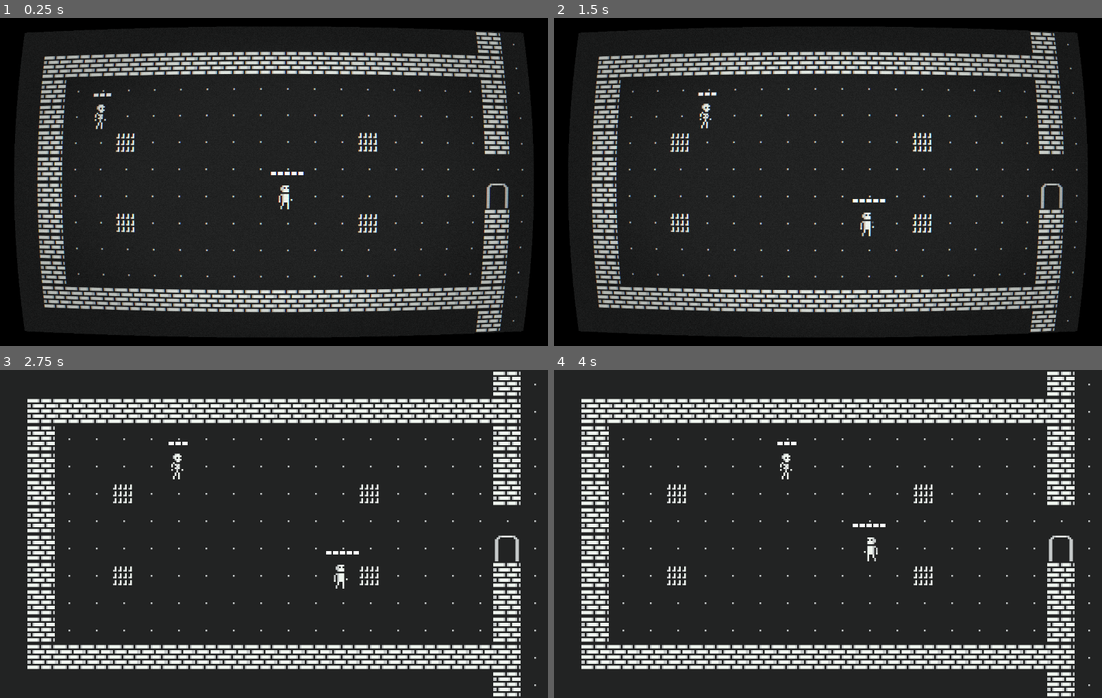
Above: before the commit, frames 1-4 (two rows, left to right).
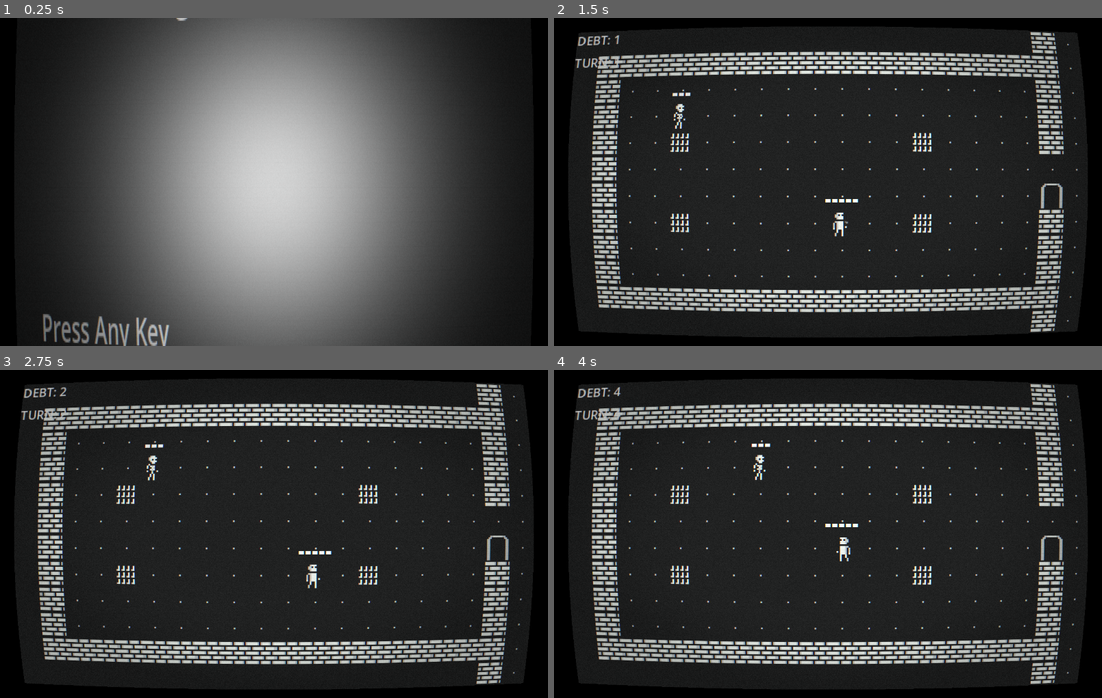
Above: after the commit, the same moments.

Repository: LunchBoxValley/lenders_quest
Game: Godot game, scene res://scenes/title.tscn
Same seed, same stepped clock (60 frames per second), same inputs: the game is played once before the commit and once after it. Before the commit the project starts from res://scenes/main.tscn.
Inputs (mouse positions are in pixels of both pictures, inside the frame that each line leads up to):
- Up to frame 1 (0.25 s): no input
- Up to frame 2 (1.5 s): tap Enter at 0.5 s; move the mouse to (948, 165) at 0.52 s; hold Right (ui_right) 0.53-1.28 s; hold F (toggle_crt, bound only after the commit) 0.53-1.28 s; click (948, 165) at 0.67 s; tap C (toggle_crt, bound only before the commit) at 0.8, 1.35 s; move the mouse to (718, 198) at 1.27 s; hold Down (ui_down) from 1.28 s (still down); click (718, 198) at 1.42 s
- Up to frame 3 (2.75 s): tap F (toggle_crt, bound only after the commit) at 1.55 s; tap Space at 2 s; move the mouse to (328, 461) at 2.02 s; release Down (ui_down) at 2.03 s; hold Right (ui_right) from 2.03 s (still down); hold F (toggle_crt, bound only after the commit) from 2.03 s (still down); click (328, 461) at 2.17 s; tap C (toggle_crt, bound only before the commit) at 2.3 s
- Up to frame 4 (4 s): tap Enter at 2.75 s; move the mouse to (800, 599) at 2.77 s; release Right (ui_right) at 2.78 s; release F (toggle_crt, bound only after the commit) at 2.78 s; hold Up (ui_up) 2.78-3.53 s; tap C (toggle_crt, bound only before the commit) at 2.85, 3.8 s; click (800, 599) at 2.92 s; tap F (toggle_crt, bound only after the commit) at 3.05 s; tap Space at 3.5 s; move the mouse to (992, 583) at 3.52 s; hold Left (ui_left) from 3.53 s (still down); hold F (toggle_crt, bound only after the commit) from 3.53 s (still down); click (992, 583) at 3.67 s

The runs differ from the first frame. In frame 1, 69% of the frame differs, in the area x 6-96%, y 0-100%; in frame 2, 0.8%; in frame 3, 33%; in frame 4, 33%.

Commit message:
Title Screen
Added a Title Screen
Contract Screen
Main Screen

Diff:
--- a/project.godot
+++ b/project.godot
@@ -11,7 +11,7 @@
 [application]
 
 config/name="LendersQuest"
-run/main_scene="uid://cnov2a6ggkd7i"
+run/main_scene="uid://cqnk42f4dctqf"
 config/features=PackedStringArray("4.6", "GL Compatibility")
 config/icon="res://icon.svg"
 
@@ -28,7 +28,7 @@
 
 toggle_crt={
 "deadzone": 0.2,
-"events": [null, Object(InputEventKey,"resource_local_to_sce …(146 unchanged characters)… d":false,"keycode":0,"physical_keycode":67,"key_label":0,"unicode":99,"location":0,"echo":false,"script":null)
+"events": [null, Object(InputEventKey,"resource_local_to_sce …(146 unchanged characters)… d":false,"keycode":0,"physical_keycode":70,"key_label":0,"unicode":102,"location":0,"echo":false,"script":null)
 ]
 }
 
--- /dev/null
+++ b/scenes/CRTController_Title.gd
@@ -0,0 +1,18 @@
+extends CanvasLayer
+
+@export var crt_path: NodePath
+var _enabled: bool = true
+
+func _ready() -> void:
+	_apply()
+
+func _unhandled_input(event: InputEvent) -> void:
+	if event.is_action_pressed("toggle_crt"):
+		_enabled = not _enabled
+		_apply()
+		print("CRT:", "ON" if _enabled else "OFF")
+
+func _apply() -> void:
+	var crt := get_node_or_null(crt_path) as CanvasItem
+	if crt != null:
+		crt.visible = _enabled
--- /dev/null
+++ b/scenes/contract.tscn
@@ -0,0 +1,69 @@
+[gd_scene format=3 uid="uid://cbjsobhk7y54s"]
+
+[ext_resource type="Script" uid="uid://bgp2fxfgkkwfv" path="res://scenes/title.gd" id="1_ypm2n"]
+[ext_resource type="PackedScene" uid="uid://cnov2a6ggkd7i" path="res://scenes/main.tscn" id="2_grrl1"]
+[ext_resource type="Script" uid="uid://5615wb1tsgqv" path="res://scenes/CRTController_Title.gd" id="3_81vop"]
+[ext_resource type="Shader" uid="uid://dffsrlv0h7r5j" path="res://scenes/title.gdshader" id="4_34sri"]
+
+[sub_resource type="ShaderMaterial" id="ShaderMaterial_4rr2b"]
+shader = ExtResource("4_34sri")
+shader_parameter/scanline_strength = 0.55
+shader_parameter/scanline_density = 450.0
+shader_parameter/scanline_thickness = 0.85
+shader_parameter/scanline_offset = 0.2
+shader_parameter/scanline_drift_speed = 0.015
+shader_parameter/scanline_drift_amount = 0.03
+shader_parameter/grille_strength = 0.1
+shader_parameter/grille_density = 900.0
+shader_parameter/phosphor_strength = 0.09
+shader_parameter/phosphor_offset_px = 1.95
+shader_parameter/phosphor_soften = 0.55
+shader_parameter/phosphor_dir = Vector2(-1, 0.8)
+shader_parameter/edge_soften_strength = 0.18
+shader_parameter/edge_soften_radius_px = 1.0
+shader_parameter/edge_soften_start = 0.25
+shader_parameter/edge_soften_end = 1.1
+shader_parameter/flicker_strength = 0.015
+shader_parameter/flicker_speed = 1.7
+shader_parameter/interlace_strength = 0.02
+shader_parameter/lock_patterns_to_pixels = true
+shader_parameter/vignette_strength = 0.25
+shader_parameter/noise_strength = 0.05
+shader_parameter/chroma_strength = 0.6
+shader_parameter/curvature_strength = 0.06
+shader_parameter/soften_strength = 0.2
+shader_parameter/soften_radius_px = 1.0
+shader_parameter/glitch_probability_per_second = 0.022
+shader_parameter/glitch_duration = 0.18
+shader_parameter/glitch_strength = 0.55
+
+[node name="Contract" type="Node2D" unique_id=1606529292]
+script = ExtResource("1_ypm2n")
+next_scene = ExtResource("2_grrl1")
+
+[node name="Background" type="ColorRect" parent="." unique_id=271534866]
+offset_right = 338.0
+offset_bottom = 241.0
+color = Color(0.13333334, 0.13725491, 0.13725491, 1)
+
+[node name="Hud" type="CanvasLayer" parent="." unique_id=2125796130]
+
+[node name="Label" type="Label" parent="Hud" unique_id=55800458]
+offset_right = 40.0
+offset_bottom = 23.0
+text = "“DetKing offers…”"
+
+[node name="Label2" type="Label" parent="Hud" unique_id=1791845119]
+offset_right = 40.0
+offset_bottom = 23.0
+
+[node name="PostFX" type="CanvasLayer" parent="." unique_id=1471383609]
+script = ExtResource("3_81vop")
+
+[node name="ColorRect" type="ColorRect" parent="PostFX" unique_id=1682318393]
+material = SubResource("ShaderMaterial_4rr2b")
+anchors_preset = 15
+anchor_right = 1.0
+anchor_bottom = 1.0
+grow_horizontal = 2
+grow_vertical = 2
--- /dev/null
+++ b/scenes/game_manager.gd
@@ -0,0 +1,40 @@
+extends Node
+
+@export var player_path: NodePath
+@export var label_path: NodePath
+
+# Core pressure numbers (tiny prototype defaults)
+@export var starting_debt: int = 0
+@export var interest_per_turn: int = 1
+
+var turn_count: int = 0
+var debt: int = 0
+
+var _player: Node
+var _label: Label
+
+
+func _ready() -> void:
+	debt = starting_debt
+
+	_player = get_node_or_null(player_path)
+	_label = get_node_or_null(label_path) as Label
+
+	if _player != null and _player.has_signal("turn_taken"):
+		_player.connect("turn_taken", Callable(self, "_on_player_turn_taken"))
+
+	_update_hud()
+
+
+func _on_player_turn_taken(_player_grid_pos: Vector2i) -> void:
+	turn_count += 1
+	debt += interest_per_turn
+	_update_hud()
+
+
+func _update_hud() -> void:
+	if _label == null:
+		return
+
+	# Keep it simple: white text, no color styling yet
+	_label.text = "DEBT: %d\nTURN: %d" % [debt, turn_count]
--- /dev/null
+++ b/scenes/label_2.gd
@@ -0,0 +1,7 @@
+extends Label
+
+@export var blink_period: float = 0.8
+
+func _process(_delta: float) -> void:
+	var t: float = fmod(Time.get_ticks_msec() / 1000.0, blink_period)
+	visible = (t < blink_period * 0.5)
--- a/scenes/main.tscn
+++ b/scenes/main.tscn
@@ -1,6 +1,7 @@
 [gd_scene format=4 uid="uid://cnov2a6ggkd7i"]
 
 [ext_resource type="Texture2D" uid="uid://cmke1g7bfgxm6" path="res://assets/tilesets/tileset.png" id="1_o5qli"]
+[ext_resource type="Script" uid="uid://blspb3owtt6qk" path="res://scenes/game_manager.gd" id="1_tipki"]
 [ext_resource type="PackedScene" uid="uid://hpg5n2ldv2tm" path="res://scenes/player.tscn" id="2_0wfyh"]
 [ext_resource type="PackedScene" uid="uid://cbo7omnec2pp7" path="res://scenes/enemy.tscn" id="2_sugp2"]
 [ext_resource type="PackedScene" uid="uid://7n84pvrirrmd" path="res://scenes/step_dust.tscn" id="3_tbgi4"]
@@ -69,12 +70,26 @@
 [node name="Main" type="Node2D" unique_id=1252642730]
 y_sort_enabled = true
 
-[node name="ColorRect" type="ColorRect" parent="." unique_id=1274117198]
+[node name="BackGround" type="ColorRect" parent="." unique_id=1274117198]
 offset_left = -634.0
 offset_top = -407.0
 offset_right = 773.0
 offset_bottom = 471.0
 color = Color(0.13333334, 0.13725491, 0.13725491, 1)
+
+[node name="Hud" type="CanvasLayer" parent="." unique_id=1696696559]
+
+[node name="DebtLabel" type="Label" parent="Hud" unique_id=1802035865]
+offset_right = 40.0
+offset_bottom = 23.0
+theme_override_font_sizes/font_size = 8
+text = "Debt: 12
+Turn: 34"
+
+[node name="GameManager" type="Node" parent="." unique_id=1150944853]
+script = ExtResource("1_tipki")
+player_path = NodePath("../Player")
+label_path = NodePath("../Hud/DebtLabel")
 
 [node name="TileMapLayer" type="TileMapLayer" parent="." unique_id=812214259]
 y_sort_enabled = true
@@ -104,7 +119,6 @@
 crt_path = NodePath("ColorRect")
 
 [node name="ColorRect" type="ColorRect" parent="PostFX" unique_id=1071385684]
-visible = false
 material = SubResource("ShaderMaterial_85g3d")
 anchors_preset = 15
 anchor_right = 1.0
--- /dev/null
+++ b/scenes/title.gd
@@ -0,0 +1,39 @@
+extends Node2D
+
+@export var next_scene: PackedScene
+
+@export var start_delay_sec: float = 0.15
+var _ready_time: float = 0.0
+var _can_start: bool = false
+
+
+func _ready() -> void:
+	_ready_time = Time.get_ticks_msec() / 1000.0
+
+
+func _process(_delta: float) -> void:
+	# Tiny delay so the same key used to run the game doesn't instantly skip.
+	var now: float = Time.get_ticks_msec() / 1000.0
+	if not _can_start and (now - _ready_time) >= start_delay_sec:
+		_can_start = true
+
+
+func _unhandled_input(event: InputEvent) -> void:
+	if not _can_start:
+		return
+
+	# Any key, any button, any click
+	if event is InputEventKey and event.pressed and not event.echo:
+		_go_next()
+	elif event is InputEventMouseButton and event.pressed:
+		_go_next()
+	elif event is InputEventJoypadButton and event.pressed:
+		_go_next()
+
+
+func _go_next() -> void:
+	if next_scene == null:
+		return
+
+	# Optional tiny click feedback later; keep simple now.
+	get_tree().change_scene_to_packed(next_scene)
--- /dev/null
+++ b/scenes/title.gdshader
@@ -0,0 +1,297 @@
+shader_type canvas_item;
+
+uniform sampler2D SCREEN_TEXTURE : hint_screen_texture, filter_nearest;
+
+// ----------------------------
+// Scanlines
+// ----------------------------
+uniform float scanline_strength : hint_range(0.0, 1.0) = 0.55;
+uniform float scanline_density  : hint_range(100.0, 1200.0) = 450.0;
+uniform float scanline_thickness : hint_range(0.05, 2.0) = 0.85;
+uniform float scanline_offset    : hint_range(0.0, 1.0) = 0.2;
+
+// Subtle drift (CRT "breathing")
+uniform float scanline_drift_speed  : hint_range(0.0, 0.20) = 0.015;
+uniform float scanline_drift_amount : hint_range(0.0, 0.20) = 0.03;
+
+// Optional vertical grille
+uniform float grille_strength : hint_range(0.0, 1.0) = 0.10;
+uniform float grille_density  : hint_range(100.0, 2400.0) = 900.0;
+
+// ----------------------------
+// Phosphor persistence (fake ghosting)
+// ----------------------------
+uniform float phosphor_strength : hint_range(0.0, 1.0) = 0.09;
+uniform float phosphor_offset_px : hint_range(0.0, 3.0) = 1.95;
+uniform float phosphor_soften : hint_range(0.0, 1.0) = 0.55;
+uniform vec2 phosphor_dir = vec2(-1.0, 0.8);
+
+// ----------------------------
+// Extra retro juice (no color change)
+// ----------------------------
+// Edge-only extra soften (blurrier corners/edges like real CRT glass)
+uniform float edge_soften_strength : hint_range(0.0, 1.0) = 0.18;
+uniform float edge_soften_radius_px : hint_range(0.0, 2.0) = 1.0;
+uniform float edge_soften_start : hint_range(0.0, 1.0) = 0.25; // where edge blur begins
+uniform float edge_soften_end   : hint_range(0.0, 2.0) = 1.10; // where edge blur maxes out
+
+// Tiny brightness flicker (not strobe)
+uniform float flicker_strength : hint_range(0.0, 0.10) = 0.015;
+uniform float flicker_speed    : hint_range(0.0, 5.0) = 1.70;
+
+// Very faint interlace hint
+uniform float interlace_strength : hint_range(0.0, 0.10) = 0.02;
+
+// Lock scanline/grille/noise to pixel grid to avoid “crawling”
+uniform bool lock_patterns_to_pixels = true;
+
+uniform float vignette_strength : hint_range(0.0, 1.0) = 0.25;
+uniform float noise_strength    : hint_range(0.0, 1.0) = 0.05;
+uniform float chroma_strength   : hint_range(0.0, 3.0) = 0.6;
+
+// Gentle curvature
+uniform float curvature_strength : hint_range(0.0, 0.55) = 0.06;
+
+// Bloom-like softening (overall)
+uniform float soften_strength : hint_range(0.0, 1.0) = 0.20;
+uniform float soften_radius_px : hint_range(0.0, 2.0) = 1.0;
+
+// Rare glitch
+uniform float glitch_probability_per_second : hint_range(0.0, 0.1) = 0.022;
+uniform float glitch_duration : hint_range(0.05, 0.5) = 0.18;
+uniform float glitch_strength : hint_range(0.0, 1.0) = 0.55;
+
+// ----------------------------
+// NEW: CRT Warm-up / Power-on effect (2 seconds)
+// ----------------------------
+uniform bool warmup_enabled = true;
+uniform float warmup_duration_sec : hint_range(0.2, 5.0) = 2.0;
+
+// How strong the center “bloom glow” gets at peak
+uniform float warmup_glow_strength : hint_range(0.0, 2.0) = 0.85;
+
+// How much the screen starts “compressed” (classic CRT opening)
+uniform float warmup_squeeze_strength : hint_range(0.0, 0.95) = 0.75;
+
+// Darkness at start (0=normal, 1=black)
+uniform float warmup_blackout_strength : hint_range(0.0, 1.0) = 0.65;
+
+float hash12(vec2 p) {
+	return fract(sin(dot(p, vec2(12.9898, 78.233))) * 43758.5453);
+}
+
+vec2 barrel_distort(vec2 uv, float k) {
+	vec2 p = uv * 2.0 - 1.0;
+	float r2 = dot(p, p);
+	p *= 1.0 + k * r2;
+	return (p * 0.5) + 0.5;
+}
+
+vec3 sample_rgb(vec2 uv, float chroma) {
+	float off = chroma / 1000.0;
+	vec4 cr = texture(SCREEN_TEXTURE, uv + vec2(off, 0.0));
+	vec4 cg = texture(SCREEN_TEXTURE, uv);
+	vec4 cb = texture(SCREEN_TEXTURE, uv - vec2(off, 0.0));
+	return vec3(cr.r, cg.g, cb.b);
+}
+
+vec3 soften(vec2 uv, float radius_px) {
+	vec2 px = 1.0 / vec2(textureSize(SCREEN_TEXTURE, 0));
+	vec2 o = px * radius_px;
+
+	vec3 c0 = sample_rgb(uv, 0.0);
+	vec3 c1 = sample_rgb(uv + vec2(o.x, 0.0), 0.0);
+	vec3 c2 = sample_rgb(uv - vec2(o.x, 0.0), 0.0);
+	vec3 c3 = sample_rgb(uv + vec2(0.0, o.y), 0.0);
+	vec3 c4 = sample_rgb(uv - vec2(0.0, o.y), 0.0);
+
+	return (c0 * 0.50) + (c1 + c2 + c3 + c4) * 0.125;
+}
+
+float inside01(vec2 uv) {
+	float ix = step(0.0, uv.x) * step(uv.x, 1.0);
+	float iy = step(0.0, uv.y) * step(uv.y, 1.0);
+	return ix * iy;
+}
+
+float scanline_mask(vec2 uv, float density, float thickness) {
+	float drift = sin(TIME * 6.28318 * scanline_drift_speed) * scanline_drift_amount;
+
+	float y = uv.y * density + scanline_offset + drift;
+	float f = fract(y);
+
+	float band = smoothstep(0.0, 0.12 / max(0.001, thickness), f);
+	float inv_band = 1.0 - band;
+
+	return 1.0 - 0.18 * inv_band;
+}
+
+float grille_mask(vec2 uv, float density) {
+	float x = uv.x * density;
+	float f = fract(x);
+	float stripe = 1.0 - smoothstep(0.0, 0.08, f) * (1.0 - smoothstep(0.30, 0.38, f));
+	return mix(1.0, 0.96, stripe);
+}
+
+float luma(vec3 c) {
+	return dot(c, vec3(0.299, 0.587, 0.114));
+}
+
+// Warmup curve: 0 at start, 1 at end (ease-out)
+float warmup_progress() {
+	if (!warmup_enabled) {
+		return 1.0;
+	}
+	float p = clamp(TIME / max(0.001, warmup_duration_sec), 0.0, 1.0);
+	// ease out: fast at first, settles
+	return 1.0 - pow(1.0 - p, 3.0);
+}
+
+void fragment() {
+	vec2 uv = SCREEN_UV;
+
+	// ----------------------------
+	// Warm-up / power-on squeeze (before curvature)
+	// ----------------------------
+	float wp = warmup_progress();          // 0..1
+	float w_inv = 1.0 - wp;               // 1..0
+
+	// Classic opening: start compressed (mostly in Y), expand to full
+	float squeeze = 1.0 - warmup_squeeze_strength * w_inv;
+	vec2 uv_w = uv;
+	uv_w = (uv_w - vec2(0.5)) * vec2(1.0, squeeze) + vec2(0.5);
+
+	// Curvature
+	uv_w = barrel_distort(uv_w, curvature_strength);
+
+	float inside = inside01(uv_w);
+	vec2 uvc = clamp(uv_w, vec2(0.0), vec2(1.0));
+
+	// Pixel size + pattern-locked UV (prevents scanline/grille crawl)
+	vec2 tex_sz = vec2(textureSize(SCREEN_TEXTURE, 0));
+	vec2 px = 1.0 / tex_sz;
+	vec2 uv_pat = uvc;
+	if (lock_patterns_to_pixels) {
+		uv_pat = (floor(uvc * tex_sz) + vec2(0.5)) * px;
+	}
+
+	// Rare glitch trigger
+	float sec = floor(TIME);
+	float r = hash12(vec2(sec, sec * 1.37));
+	float glitch_on = step(r, glitch_probability_per_second);
+
+	float t = fract(TIME);
+	float pulse_in  = smoothstep(0.00, 0.03, t);
+	float pulse_out = 1.0 - smoothstep(glitch_duration, glitch_duration + 0.04, t);
+	float glitch = glitch_on * pulse_in * pulse_out * glitch_strength;
+
+	vec2 uv_gl = uvc;
+
+	if (glitch > 0.001) {
+		float band = floor(uv_gl.y * 24.0);
+		float band_r = hash12(vec2(band, sec));
+		float jitter = (band_r - 0.5) * 0.03 * glitch;
+		uv_gl.x += jitter;
+
+		float tear = step(0.85, hash12(vec2(sec, 91.7)));
+		uv_gl.y += tear * (hash12(vec2(band, 13.1)) - 0.5) * 0.01 * glitch;
+
+		uv_gl = clamp(uv_gl, vec2(0.0), vec2(1.0));
+	}
+
+	// Base color with chroma
+	float chroma = chroma_strength + (glitch * 1.2);
+	vec3 col = sample_rgb(uv_gl, chroma);
+
+	// Overall soften
+	if (soften_strength > 0.001 && soften_radius_px > 0.0) {
+		vec3 blur = soften(uv_gl, soften_radius_px);
+		col = mix(col, blur, soften_strength);
+	}
+
+	// Edge-only extra soften (CRT glass)
+	if (edge_soften_strength > 0.001 && edge_soften_radius_px > 0.0) {
+		vec2 pp = uv_gl * 2.0 - 1.0;
+		float edge = smoothstep(edge_soften_start, edge_soften_end, dot(pp, pp));
+		vec3 eblur = soften(uv_gl, edge_soften_radius_px);
+		col = mix(col, eblur, edge_soften_strength * edge);
+	}
+
+	// Phosphor persistence (fake ghosting)
+	if (phosphor_strength > 0.001 && phosphor_offset_px > 0.0) {
+		vec2 dir = phosphor_dir;
+		float dl = max(0.0001, length(dir));
+		dir /= dl;
+
+		vec2 off_uv = dir * (phosphor_offset_px * px);
+
+		vec3 g0 = sample_rgb(clamp(uv_gl + off_uv, vec2(0.0), vec2(1.0)), chroma * 0.5);
+		vec3 g1 = sample_rgb(clamp(uv_gl + off_uv + vec2(px.x, 0.0), vec2(0.0), vec2(1.0)), 0.0);
+		vec3 g2 = sample_rgb(clamp(uv_gl + off_uv - vec2(px.x, 0.0), vec2(0.0), vec2(1.0)), 0.0);
+
+		vec3 ghost = mix(g0, (g0 + g1 + g2) / 3.0, phosphor_soften);
+
+		float w = luma(col);
+		col = mix(col, max(col, ghost), phosphor_strength * w);
+	}
+
+	// Scanlines (pattern-locked UV)
+	float sl = scanline_mask(uv_pat, scanline_density, scanline_thickness);
+	col *= mix(1.0, sl, scanline_strength);
+
+	// Grille (pattern-locked UV)
+	if (grille_strength > 0.001) {
+		float gm = grille_mask(uv_pat, grille_density);
+		col *= mix(1.0, gm, grille_strength);
+	}
+
+	// Interlace hint (tiny)
+	if (interlace_strength > 0.001) {
+		float frame = floor(TIME * 60.0);
+		float parity = mod(frame, 2.0);
+		float row = mod(floor(uv_pat.y * tex_sz.y), 2.0);
+		float match = 1.0 - abs(row - parity);
+		float inter = 1.0 - interlace_strength * (1.0 - match);
+		col *= inter;
+	}
+
+	// Tiny brightness flicker (no color shift)
+	if (flicker_strength > 0.001) {
+		float flick = 1.0 + flicker_strength * sin(TIME * flicker_speed);
+		col *= flick;
+	}
+
+	// Vignette
+	vec2 p = uv_gl * 2.0 - 1.0;
+	float v = 1.0 - vignette_strength * smoothstep(0.2, 1.1, dot(p, p));
+	col *= v;
+
+	// Noise (pattern-locked UV; stronger during glitch)
+	float n = hash12(uv_pat * (TIME * 60.0));
+	float ns = noise_strength + glitch * 0.08;
+	col += (n - 0.5) * ns;
+
+	// ----------------------------
+	// Warm-up center glow + fade-in (last so it affects everything)
+	// ----------------------------
+	if (warmup_enabled && wp < 1.0) {
+		// Fade in from darker
+		float blackout = 1.0 - warmup_blackout_strength * (1.0 - wp);
+		col *= blackout;
+
+		// Center glow that peaks early and fades out by ~2s
+		// Peak around wp ~ 0.35, then decay
+		float peak = wp * (1.0 - wp) * 4.0; // 0..1..0
+		vec2 d = uv_gl - vec2(0.5);
+		float r2 = dot(d, d);
+		float glow_shape = exp(-r2 * 14.0); // tighter center glow
+
+		float glow = warmup_glow_strength * peak * glow_shape;
+		col += glow;
+	}
+
+	// Apply curvature mask
+	col *= inside;
+
+	COLOR = vec4(col, 1.0);
+}
--- /dev/null
+++ b/scenes/title.tscn
@@ -0,0 +1,89 @@
+[gd_scene format=3 uid="uid://cqnk42f4dctqf"]
+
+[ext_resource type="Script" uid="uid://bgp2fxfgkkwfv" path="res://scenes/title.gd" id="1_wosw1"]
+[ext_resource type="PackedScene" uid="uid://cbjsobhk7y54s" path="res://scenes/contract.tscn" id="2_pyl7j"]
+[ext_resource type="Script" uid="uid://bo0mj1sfat7ua" path="res://scenes/label_2.gd" id="3_b3w7a"]
+[ext_resource type="Script" uid="uid://5615wb1tsgqv" path="res://scenes/CRTController_Title.gd" id="3_pyl7j"]
+[ext_resource type="Shader" uid="uid://dffsrlv0h7r5j" path="res://scenes/title.gdshader" id="4_b3w7a"]
+
+[sub_resource type="ShaderMaterial" id="ShaderMaterial_4rr2b"]
+shader = ExtResource("4_b3w7a")
+shader_parameter/scanline_strength = 0.55
+shader_parameter/scanline_density = 450.0
+shader_parameter/scanline_thickness = 0.85
+shader_parameter/scanline_offset = 0.2
+shader_parameter/scanline_drift_speed = 0.015
+shader_parameter/scanline_drift_amount = 0.03
+shader_parameter/grille_strength = 0.1
+shader_parameter/grille_density = 900.0
+shader_parameter/phosphor_strength = 0.09
+shader_parameter/phosphor_offset_px = 1.95
+shader_parameter/phosphor_soften = 0.55
+shader_parameter/phosphor_dir = Vector2(-1, 0.8)
+shader_parameter/edge_soften_strength = 0.18
+shader_parameter/edge_soften_radius_px = 1.0
+shader_parameter/edge_soften_start = 0.25
+shader_parameter/edge_soften_end = 1.1
+shader_parameter/flicker_strength = 0.015
+shader_parameter/flicker_speed = 1.7
+shader_parameter/interlace_strength = 0.02
+shader_parameter/lock_patterns_to_pixels = true
+shader_parameter/vignette_strength = 0.25
+shader_parameter/noise_strength = 0.05
+shader_parameter/chroma_strength = 0.6
+shader_parameter/curvature_strength = 0.06
+shader_parameter/soften_strength = 0.2
+shader_parameter/soften_radius_px = 1.0
+shader_parameter/glitch_probability_per_second = 0.022
+shader_parameter/glitch_duration = 0.18
+shader_parameter/glitch_strength = 0.55
+shader_parameter/warmup_enabled = true
+shader_parameter/warmup_duration_sec = 2.0
+shader_parameter/warmup_glow_strength = 0.85
+shader_parameter/warmup_squeeze_strength = 0.75
+shader_parameter/warmup_blackout_strength = 0.65
+
+[node name="Title" type="Node2D" unique_id=1606529292]
+script = ExtResource("1_wosw1")
+next_scene = ExtResource("2_pyl7j")
+
+[node name="Background" type="ColorRect" parent="." unique_id=271534866]
+offset_right = 338.0
+offset_bottom = 241.0
+color = Color(0.13333334, 0.13725491, 0.13725491, 1)
+
+[node name="Hud" type="CanvasLayer" parent="." unique_id=2125796130]
+
+[node name="Label" type="Label" parent="Hud" unique_id=55800458]
+offset_right = 140.0
+offset_bottom = 49.0
+text = "LENDER'S QUEST:
+Debtor’s Dungeon"
+
+[node name="Label2" type="Label" parent="Hud" unique_id=1791845119]
+offset_top = 132.0
+offset_right = 40.0
+offset_bottom = 155.0
+theme_override_font_sizes/font_size = 12
+text = "Press Any Key
+to Sign the Contract"
+horizontal_alignment = 1
+script = ExtResource("3_b3w7a")
+
+[node name="Label3" type="Label" parent="Hud" unique_id=1171504182]
+offset_top = 175.0
+offset_right = 197.0
+offset_bottom = 198.0
+theme_override_font_sizes/font_size = 8
+text = "“All treasures are subject to terms and conditions.”"
+
+[node name="PostFX" type="CanvasLayer" parent="." unique_id=1471383609]
+script = ExtResource("3_pyl7j")
+
+[node name="ColorRect" type="ColorRect" parent="PostFX" unique_id=1682318393]
+material = SubResource("ShaderMaterial_4rr2b")
+anchors_preset = 15
+anchor_right = 1.0
+anchor_bottom = 1.0
+grow_horizontal = 2
+grow_vertical = 2
Not shown, added: scenes/CRTController_Title.gd.uid
Not shown, added: scenes/game_manager.gd.uid
Not shown, added: scenes/label_2.gd.uid
Not shown, added: scenes/title.gd.uid
Not shown, added: scenes/title.gdshader.uid
